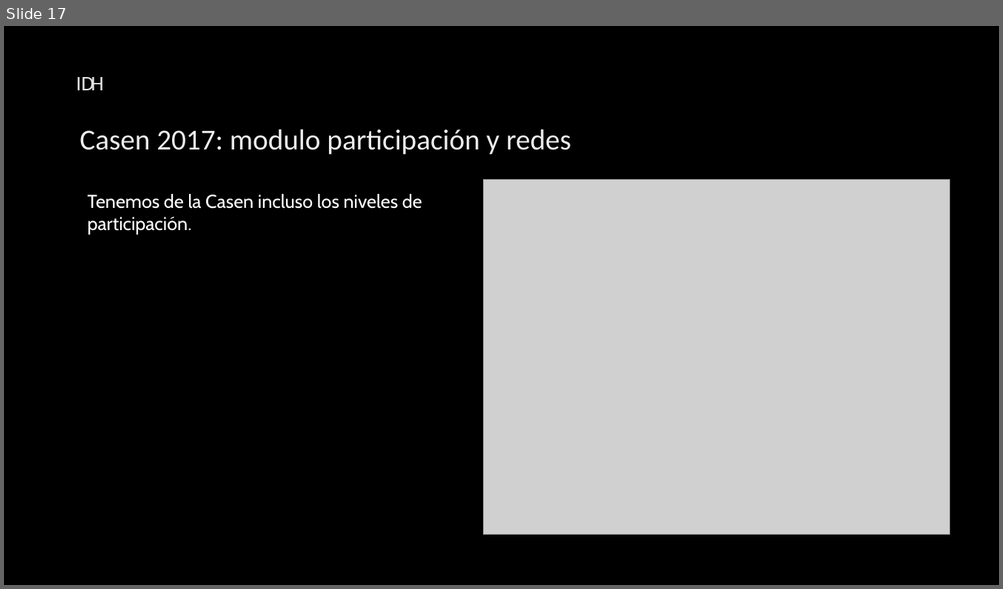
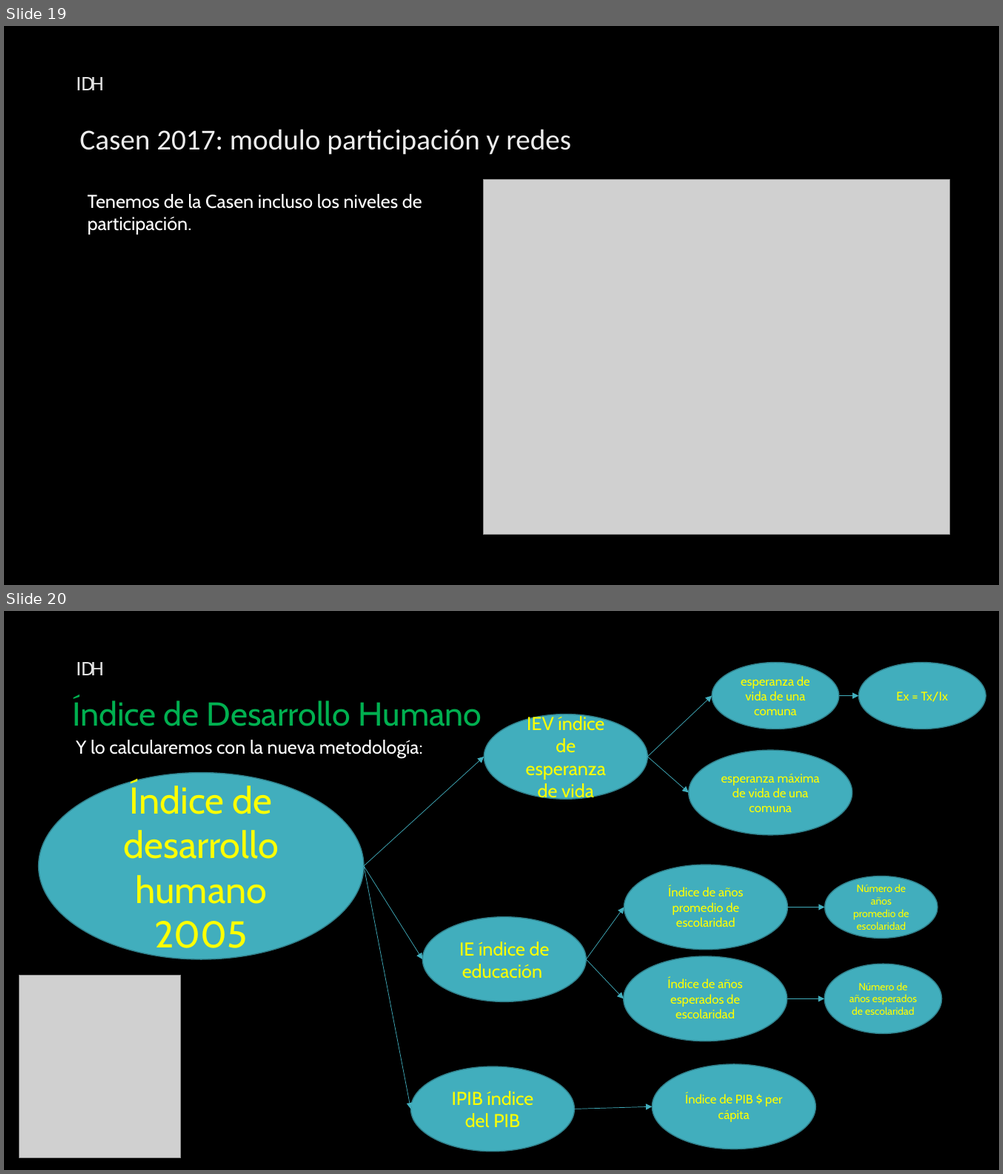
Before and after one commit to Sud-Austral/ds_indices, a slide deck: indices.pptx. Shown one above the other, each under a label of ours: slide 17 before the commit, slides 19 and 20 after it. The pictures are 1003x589 and 1003x1174 pixels, drawn with LibreOffice and Linux fonts; fonts in the diff are those of the drawing; grey boxes stand for pictures; background and template pictures are left out. Boxes give left, top, right and bottom in pixels: in the first picture for what was removed or moved away, otherwise in the second. Text is boxed around its words. In the diff, an @@ line names an element or a change of style, - is before the commit and + after.

```diff
--- a/indices.pptx
+++ b/indices.pptx
@@ slide 20 added at box(4, 611, 999, 1170), background picture (left out) @@
@@ text added at box(76, 662, 104, 675), 20 pt, text gradient #969696 to #E3E3E3 to #FFFFFF @@
+IDH
@@ ellipse added at box(712, 663, 839, 729), fill #41AEBD, outline #30818C 1 pt, 12 pt, text #FFFF00 @@
+esperanza de vida de una comuna
@@ ellipse added at box(858, 663, 985, 729), fill #41AEBD, outline #30818C 1 pt, 12 pt, text #FFFF00 @@
+Ex = Tx/Ix
@@ text added at box(72, 698, 481, 726), 32 pt, text #00B050 @@
+Índice de Desarrollo Humano
@@ arrow added from (647, 757) to (712, 696), #41AEBD 0.5 pt @@
@@ arrow added from (839, 696) to (858, 696), #41AEBD 0.5 pt @@
@@ ellipse added at box(484, 714, 647, 799), fill #41AEBD, outline #30818C 1 pt, 18 pt, text #FFFF00 @@
+IEV índice de esperanza de vida
@@ text added at box(76, 740, 423, 759), 18 pt, text #FFFFFF @@
+Y lo calcularemos con la nueva metodología:
@@ arrow added from (364, 866) to (484, 757), #41AEBD 0.5 pt @@
@@ arrow added from (647, 757) to (688, 793), #41AEBD 0.5 pt @@
@@ ellipse added at box(688, 751, 851, 835), fill #41AEBD, outline #30818C 1 pt, 12 pt, text #FFFF00 @@
+esperanza máxima de vida de una comuna
@@ ellipse added at box(38, 773, 364, 960), fill #41AEBD, outline #30818C 1 pt, 36 pt, text #FFFF00 @@
+Índice de desarrollo humano 2005
@@ arrow added from (364, 866) to (423, 960), #41AEBD 0.5 pt @@
@@ arrow added from (364, 866) to (410, 1110), #41AEBD 0.5 pt @@
@@ ellipse added at box(624, 865, 788, 950), fill #41AEBD, outline #30818C 1 pt, 12 pt, text #FFFF00 @@
+Índice de años promedio de escolaridad
@@ ellipse added at box(825, 877, 937, 939), fill #41AEBD, outline #30818C 1 pt, 10 pt, text #FFFF00 @@
+Número de años promedio de escolaridad
@@ ellipse added at box(423, 917, 586, 1002), fill #41AEBD, outline #30818C 1 pt, 18 pt, text #FFFF00 @@
+IE índice de educación
@@ arrow added from (586, 960) to (624, 907), #41AEBD 0.5 pt @@
@@ arrow added from (788, 907) to (825, 907), #41AEBD 0.5 pt @@
@@ arrow added from (586, 960) to (623, 999), #41AEBD 0.5 pt @@
@@ ellipse added at box(623, 957, 787, 1042), fill #41AEBD, outline #30818C 1 pt, 12 pt, text #FFFF00 @@
+Índice de años esperados de escolaridad
@@ ellipse added at box(824, 964, 941, 1034), fill #41AEBD, outline #30818C 1 pt, 10 pt, text #FFFF00 @@
+Número de años esperados de escolaridad
@@ picture added at box(20, 976, 181, 1159) @@
@@ arrow added from (787, 999) to (824, 999), #41AEBD 0.5 pt @@
@@ ellipse added at box(410, 1067, 574, 1152), fill #41AEBD, outline #30818C 1 pt, 18 pt, text #FFFF00 @@
+IPIB índice del PIB
@@ ellipse added at box(652, 1065, 815, 1150), fill #41AEBD, outline #30818C 1 pt, 12 pt, text #FFFF00 @@
+Índice de PIB $ per cápita
@@ arrow added from (574, 1110) to (652, 1107), #41AEBD 0.5 pt @@
@@ what was slide 17 is now slide 19 @@
```
Also in this commit, not shown: 3 slides changed, 3 other slides added.
